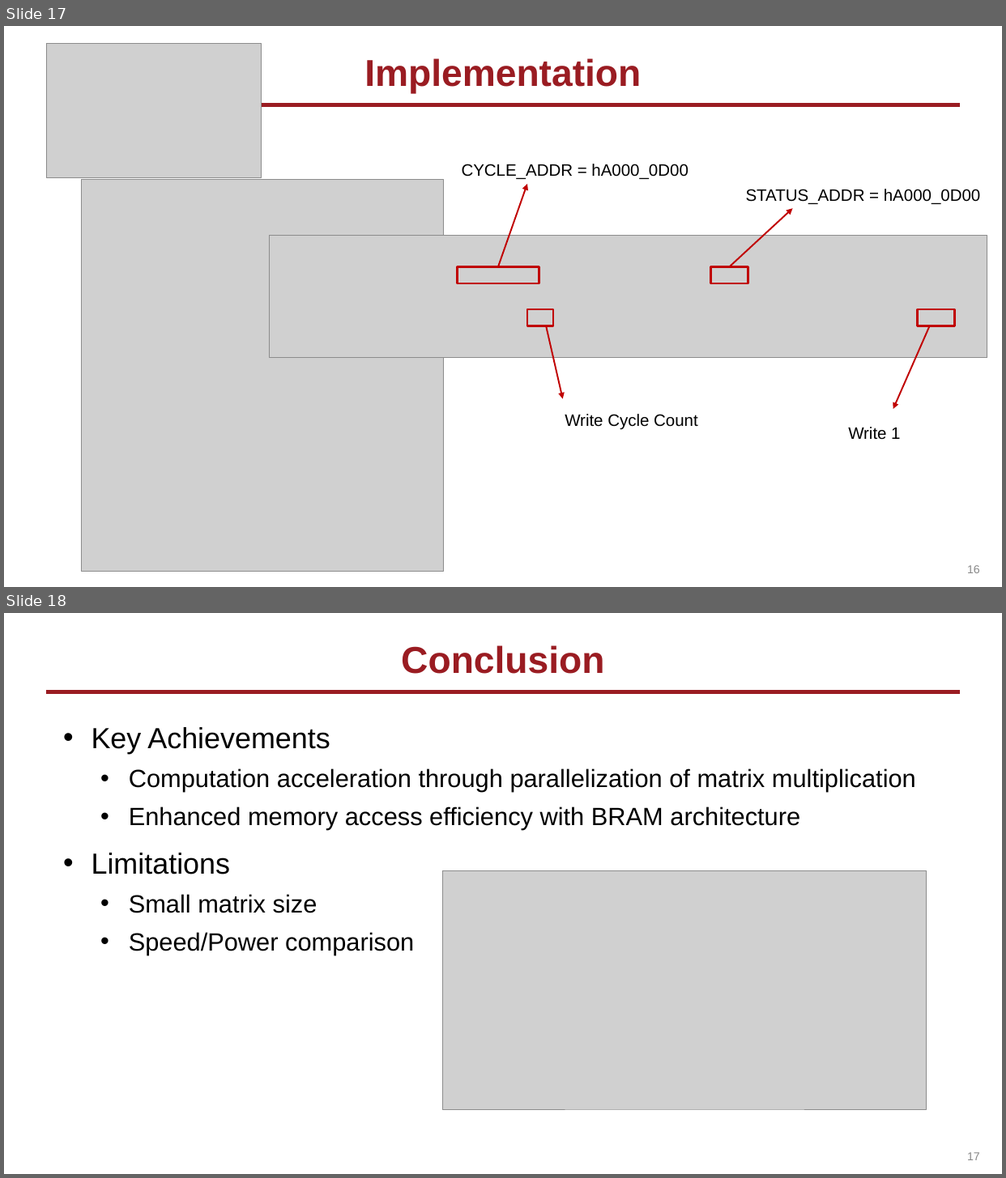
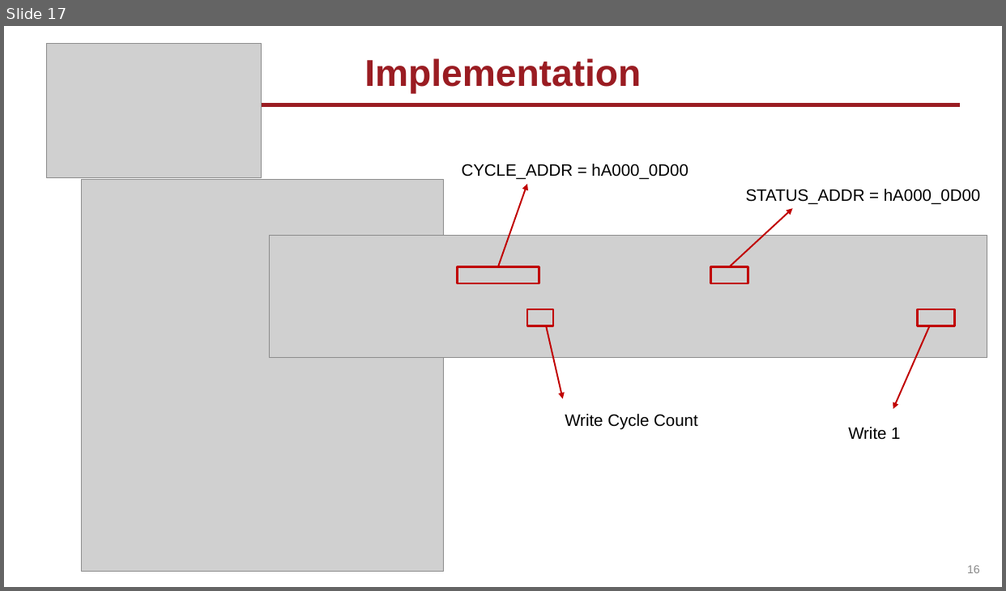
Before and after one commit to pilltong/Basic-System-on-Chip-Design, a slide deck: 9조_최종프로젝트_김태한_배상원_발표.pptx. Shown one above the other, each under a label of ours: slides 17 and 18 before the commit, slide 17 after it. The pictures are 1006x1178 and 1006x591 pixels, drawn with LibreOffice and Linux fonts; fonts in the diff are those of the drawing; grey boxes stand for pictures; background and template pictures are left out. Boxes give left, top, right and bottom in pixels: in the first picture for what was removed or moved away, otherwise in the second. Text is boxed around its words. In the diff, an @@ line names an element or a change of style, - is before the commit and + after.

```diff
--- a/9조_최종프로젝트_김태한_배상원_발표.pptx
+++ b/9조_최종프로젝트_김태한_배상원_발표.pptx
@@ slide 18 removed at (x1=4, y1=613, x2=1002, y2=1174), background #FFFFFF; not listed: 1 template element that a slide beside it also shows @@
@@ title removed at (x1=401, y1=645, x2=604, y2=674) @@
-Conclusion
@@ text removed at (x1=91, y1=727, x2=916, y2=955) @@
-• Key Achievements
-  • Computation acceleration through parallelization of matrix multiplication
-  • Enhanced memory access efficiency with BRAM architecture
-• Limitations
-  • Small matrix size
-  • Speed/Power comparison
@@ picture removed at (x1=443, y1=871, x2=927, y2=1110) @@
@@ page number removed at (x1=967, y1=1152, x2=980, y2=1161) @@
-17
```
Also in this commit, not shown: 1 slide added.
